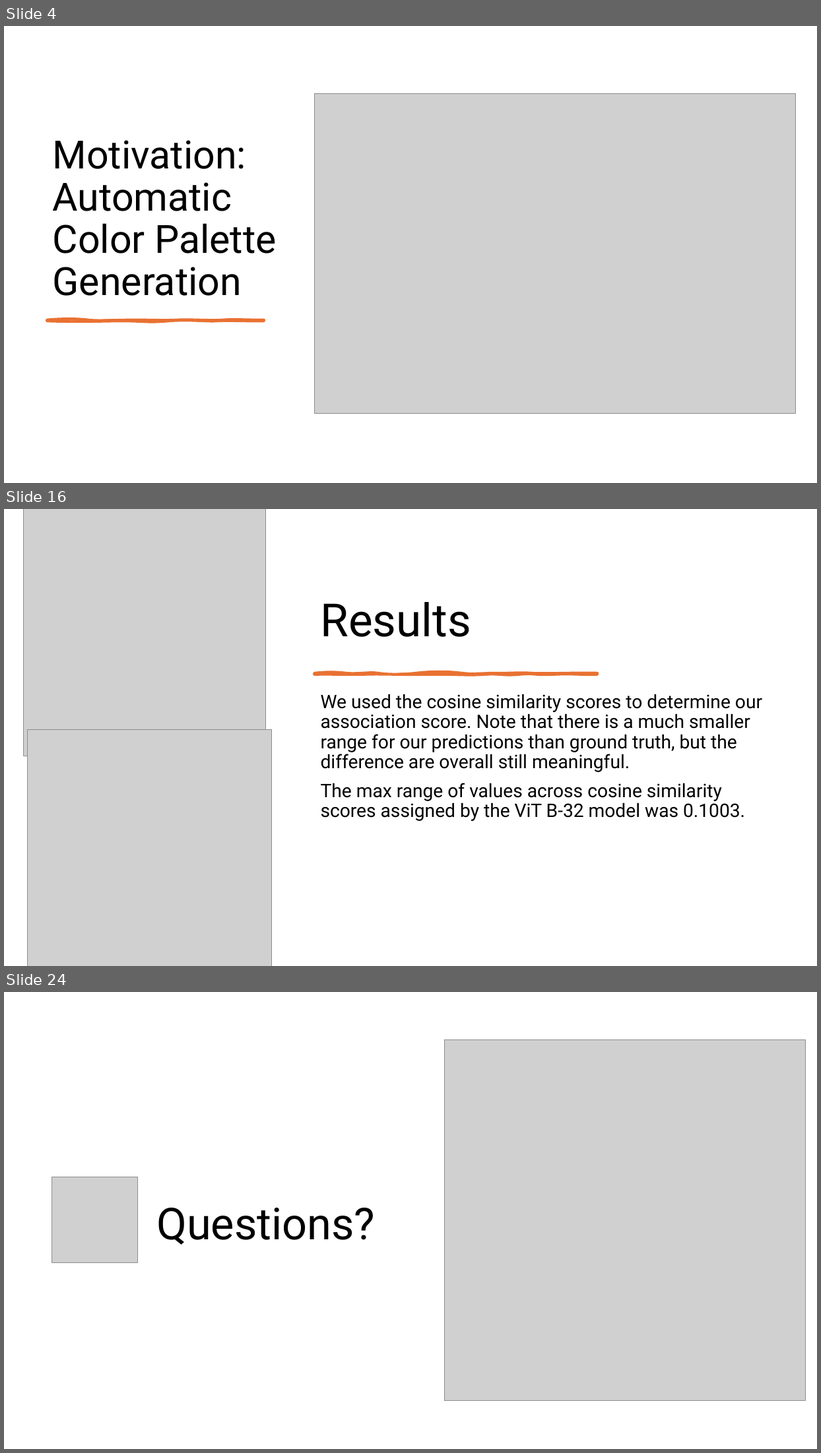
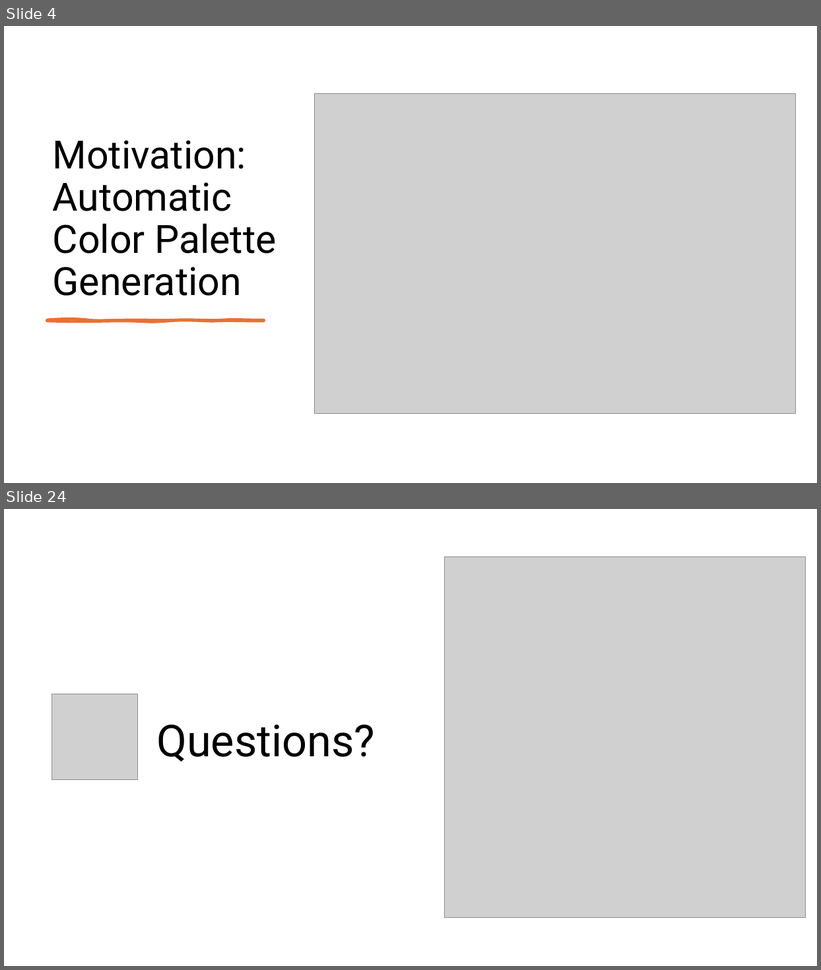
Before and after one commit to ryan-moreno/BMI_771_project, a slide deck: Presentation.pptx. Shown one above the other, each under a label of ours: slides 4, 16 and 24 before the commit, slides 4 and 24 after it; the slides between them are not shown. The pictures are 821x1453 and 821x970 pixels, drawn with LibreOffice and Linux fonts; fonts in the diff are those of the drawing; grey boxes stand for pictures. Boxes give left, top, right and bottom in pixels: in the first picture for what was removed or moved away, otherwise in the second. Text is boxed around its words. In the diff, an @@ line names an element or a change of style, - is before the commit and + after.

```diff
--- a/Presentation.pptx
+++ b/Presentation.pptx
@@ slide 16 removed at (4,509,817,966), background #FFFFFF @@
@@ picture removed at (24,509,266,756) @@
@@ title removed at (321,602,472,637) @@
-Results
@@ freeform shape removed at (314,673,597,674) @@
@@ text removed at (321,694,762,821) @@
-We used the cosine similarity scores to determine our association score. Note that there is a much smaller range for our predictions than ground truth, but the difference are overall still meaningful.
-The max range of values across cosine similarity scores assigned by the ViT B-32 model was 0.1003.
@@ picture removed at (28,730,272,966) @@
```
Also in this commit, not shown: 17 slides changed, 2 slides added, 1 other slide removed.
